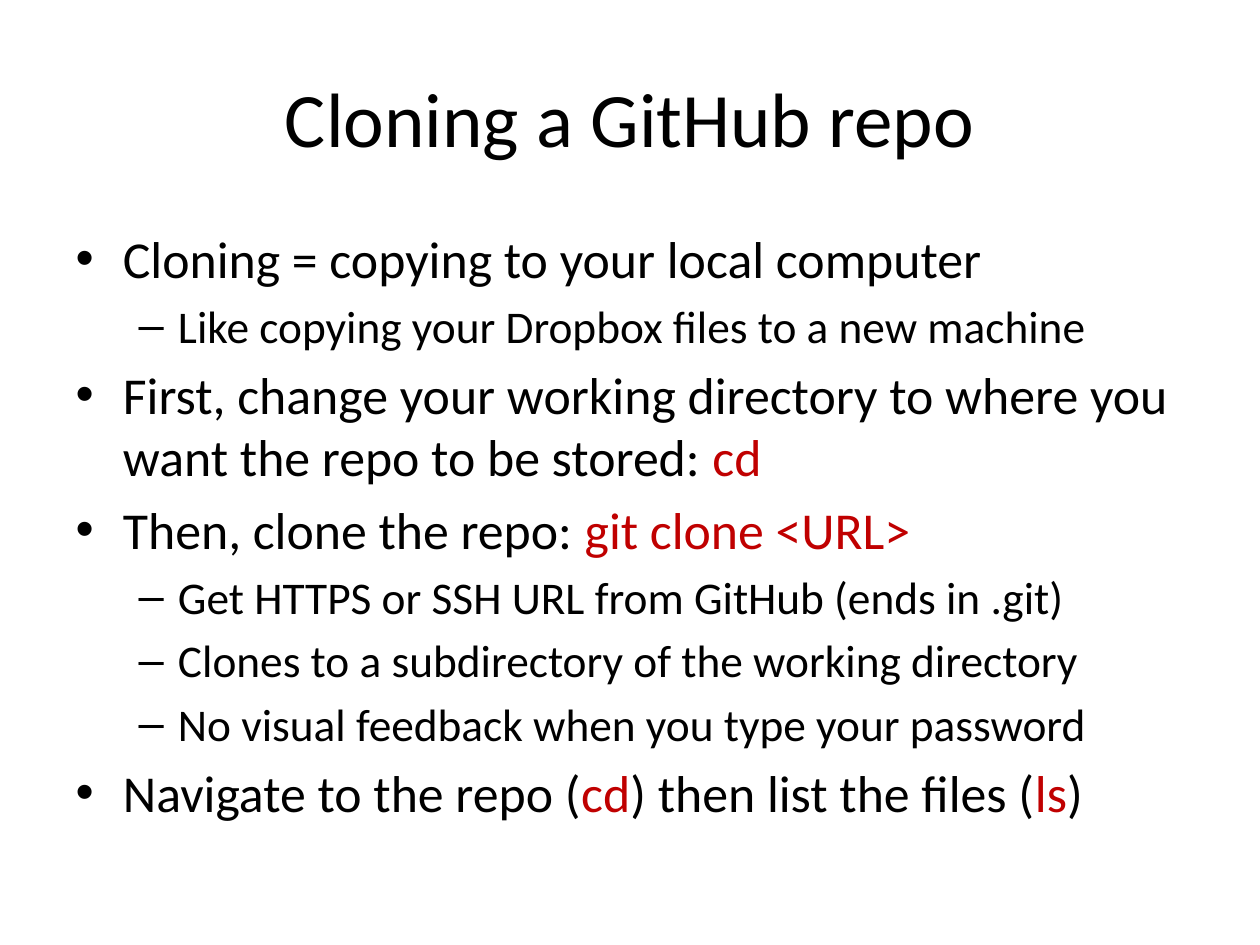
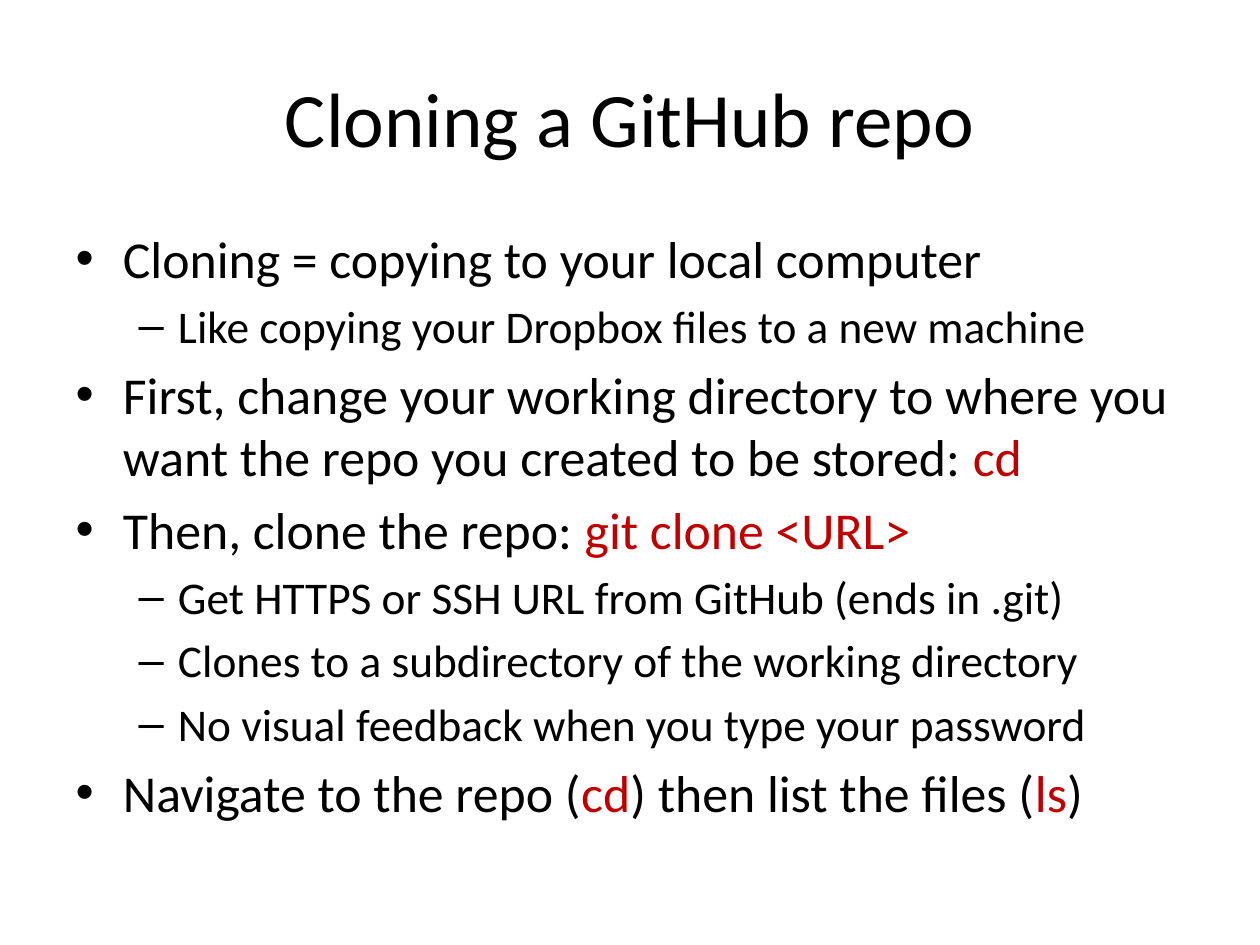
Before and after one commit to justmarkham/DAT4, a slide deck: slide 17 of slides/04_git_github.pptx (slide 16 before the commit). Drawn at 1260x945 pixels with LibreOffice and Linux fonts; fonts in the diff are those of the drawing. Boxes give left, top, right and bottom in pixels: in the first picture for what was removed or moved away, otherwise in the second. Text is boxed around its words. In the diff, an @@ line names an element or a change of style, - is before the commit and + after.

```diff
--- a/slides/04_git_github.pptx
+++ b/slides/04_git_github.pptx
@@ text at (123,378,1167,485): text changed @@
-• First, change your working directory to where you want the repo to be stored: cd
+• First, change your working directory to where you want the repo you created to be stored: cd
```
Also in this commit, not shown: 4 other slides changed, 1 slide added, 1 other file.
